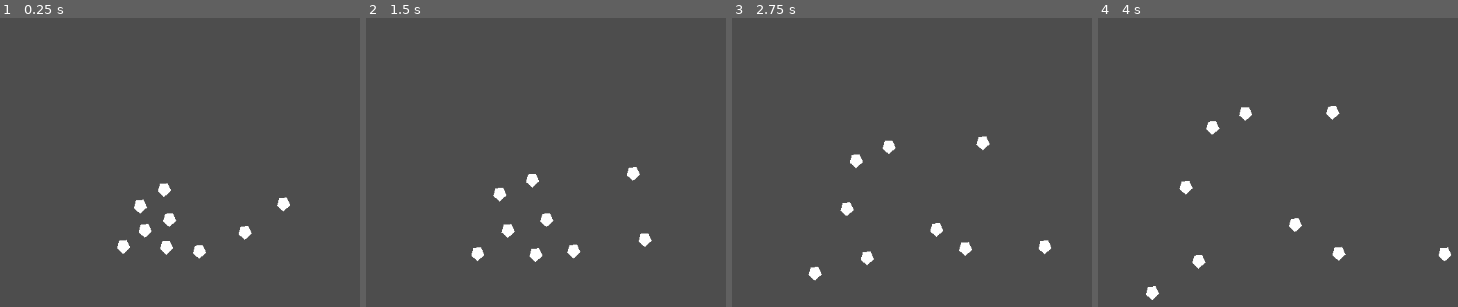
Above: before the commit, frames 1-4 (left to right).
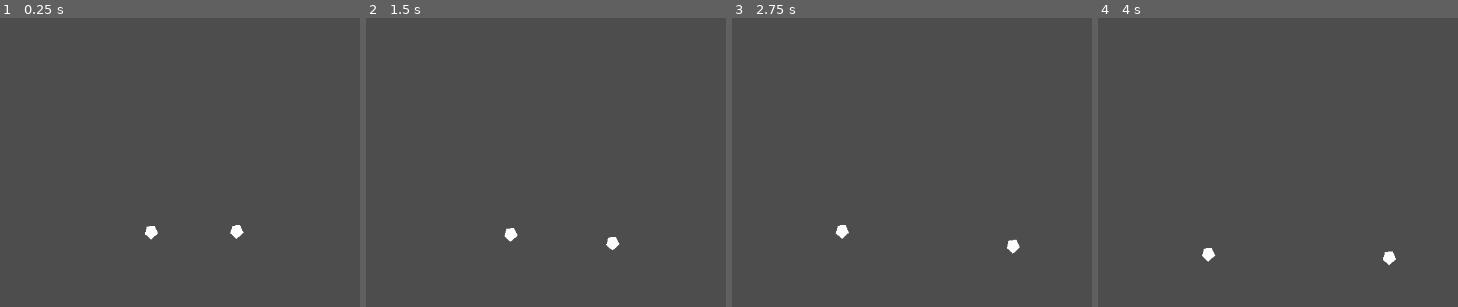
Above: after the commit, the same moments.

Repository: patator62180/Expelemalum
Game: Godot game, scene res://modules/world/world.tscn
Same seed, same stepped clock (60 frames per second), same inputs: the game is played once before the commit and once after it. Before the commit the project has no main scene; this scene is started directly in both runs.
Inputs:
- Up to frame 1 (0.25 s): no input
- Up to frame 2 (1.5 s): no input
- Up to frame 3 (2.75 s): no input
- Up to frame 4 (4 s): no input

The runs differ from the first frame. In frame 1, 1.3% of the frame differs, in the area x 32-81%, y 57-84%; in frame 2, 1.3%; in frame 3, 1.4%, in the area x 21-89%, y 40-92%; in frame 4, 1.4%.

Commit message:
debug memory

Diff:
--- /dev/null
+++ b/modules/character/behavior/rules/behavior_rule.gd
@@ -0,0 +1,8 @@
+extends Node
+
+@export_node_path("Node2D") var CHARACTER_PATH : NodePath
+
+@export var NAME : String
+
+func update_memory(delta : float, visible_characters : Array):
+	pass
--- /dev/null
+++ b/modules/character/behavior/rules/behavior_rule.tscn
@@ -0,0 +1,6 @@
+[gd_scene load_steps=2 format=3 uid="uid://66q4mn76i611"]
+
+[ext_resource type="Script" path="res://modules/character/behavior/rules/behavior_rule.gd" id="1_8jmip"]
+
+[node name="BehaviorRule" type="Node"]
+script = ExtResource("1_8jmip")
--- /dev/null
+++ b/modules/character/behavior/rules/behavior_rule_know.gd
@@ -0,0 +1,25 @@
+extends "res://modules/character/behavior/rules/behavior_rule.gd"
+
+@export var KNOWING_POWER_RATE : float = 0.3
+@export var KNOWING_INCREMENT_RATE : float = 0.01
+
+@export var FORGETTING_POWER_RATE : float = 0.3
+@export var FORGETTING_INCREMENT_RATE : float = 0.01
+
+func update_memory(delta : float, visible_characters : Array):
+	super.update_memory(delta, visible_characters)
+	# compute updating rule
+	var character : Node2D = get_node(CHARACTER_PATH)
+	for other_character in visible_characters:
+		other_character = other_character as Node2D
+		var direction_to_other_character : Vector2 = other_character.global_position - character.global_position
+		var distance_to_other_character : float = direction_to_other_character.length()
+		direction_to_other_character /= distance_to_other_character
+		if distance_to_other_character > 0.0:
+			character.memory[other_character]["know"] += (KNOWING_INCREMENT_RATE + pow(character.memory[other_character]["know"], KNOWING_POWER_RATE)) * (character.RADIUS_VISION / distance_to_other_character) * delta
+	for other_character in character.memory:
+		if not other_character in visible_characters:
+			other_character = other_character as Node2D
+			character.memory[other_character]["know"] -= (FORGETTING_INCREMENT_RATE + pow(character.memory[other_character]["know"] * character.memory[other_character]["love"], FORGETTING_POWER_RATE)) * delta
+			if character.memory[other_character]["know"] <= 0.0:
+				character.memory.erase(other_character)
--- /dev/null
+++ b/modules/character/behavior/rules/behavior_rule_know.tscn
@@ -0,0 +1,12 @@
+[gd_scene load_steps=3 format=3 uid="uid://corbd7bhrx1tx"]
+
+[ext_resource type="PackedScene" uid="uid://66q4mn76i611" path="res://modules/character/behavior/rules/behavior_rule.tscn" id="1_8t0qq"]
+[ext_resource type="Script" path="res://modules/character/behavior/rules/behavior_rule_know.gd" id="2_0q6d4"]
+
+[node name="BehaviorRuleKnow" instance=ExtResource("1_8t0qq")]
+script = ExtResource("2_0q6d4")
+KNOWING_POWER_RATE = 0.5
+KNOWING_INCREMENT_RATE = 0.01
+FORGETTING_POWER_RATE = 0.3
+FORGETTING_INCREMENT_RATE = 0.01
+NAME = "know"
--- /dev/null
+++ b/modules/character/behavior/rules/behavior_rule_love.gd
@@ -0,0 +1,31 @@
+extends "res://modules/character/behavior/rules/behavior_rule.gd"
+
+@export var PERSONAL_SPACE : float = 20.0
+
+@export var LOVING_POWER_RATE : float = 0.5
+@export var LOVING_INCREMENT_RATE : float = 0.01
+
+@export var HATING_POWER_RATE : float = 1.5
+@export var HATING_INCREMENT_RATE : float = -0.01
+
+@export var FORGETTING_POWER_RATE : float = 0.25
+@export var FORGETTING_INCREMENT_RATE : float = 0.01
+
+func update_memory(delta : float, visible_characters : Array):
+	super.update_memory(delta, visible_characters)
+	# compute updating rule
+	var character : Node2D = get_node(CHARACTER_PATH)
+	for other_character in visible_characters:
+		other_character = other_character as Node2D
+		var direction_to_other_character : Vector2 = other_character.global_position - character.global_position
+		var distance_to_other_character : float = direction_to_other_character.length()
+		direction_to_other_character /= distance_to_other_character
+		if distance_to_other_character > 0.0:
+			if distance_to_other_character > PERSONAL_SPACE:
+				character.memory[other_character]["love"] += (LOVING_INCREMENT_RATE + pow(character.memory[other_character]["love"], LOVING_POWER_RATE)) * ((character.RADIUS_VISION - PERSONAL_SPACE) / (distance_to_other_character - PERSONAL_SPACE)) * delta
+			else:
+				character.memory[other_character]["love"] += (HATING_INCREMENT_RATE + pow(character.memory[other_character]["love"], HATING_POWER_RATE)) * ((distance_to_other_character - PERSONAL_SPACE) / PERSONAL_SPACE) * delta
+	for other_character in character.memory:
+		if not other_character in visible_characters:
+			character = character as Node2D
+			character.memory[other_character]["love"] -= sign(character.memory[other_character]["love"]) * (FORGETTING_INCREMENT_RATE + pow(character.memory[other_character]["know"] * abs(character.memory[other_character]["love"]), FORGETTING_POWER_RATE)) * delta
--- /dev/null
+++ b/modules/character/behavior/rules/behavior_rule_love.tscn
@@ -0,0 +1,15 @@
+[gd_scene load_steps=3 format=3 uid="uid://ccx2f3f6rrl12"]
+
+[ext_resource type="PackedScene" uid="uid://66q4mn76i611" path="res://modules/character/behavior/rules/behavior_rule.tscn" id="1_58ufe"]
+[ext_resource type="Script" path="res://modules/character/behavior/rules/behavior_rule_love.gd" id="2_vc4sc"]
+
+[node name="BehaviorRuleLove" instance=ExtResource("1_58ufe")]
+script = ExtResource("2_vc4sc")
+PERSONAL_SPACE = 20.0
+LOVING_POWER_RATE = 0.5
+LOVING_INCREMENT_RATE = 0.01
+HATING_POWER_RATE = 1.5
+HATING_INCREMENT_RATE = 0.01
+FORGETTING_POWER_RATE = 0.25
+FORGETTING_INCREMENT_RATE = 0.01
+NAME = "love"
--- /dev/null
+++ b/modules/character/boundary.gd
@@ -0,0 +1 @@
+extends Area2D
--- /dev/null
+++ b/modules/character/boundary.tscn
@@ -0,0 +1,9 @@
+[gd_scene load_steps=2 format=3 uid="uid://dlef87rcej5ca"]
+
+[ext_resource type="Script" path="res://modules/character/boundary.gd" id="1_8ce65"]
+
+[node name="Boundary" type="Area2D" groups=["character_boundary"]]
+collision_layer = 4
+collision_mask = 0
+monitoring = false
+script = ExtResource("1_8ce65")
--- a/modules/character/character.gd
+++ b/modules/character/character.gd
@@ -4,9 +4,6 @@
 # TODO: MEMORY SYSTEM (should not be that hard I guess)
 
 # testing interface (assuming this is only changed in the editor)
-
-@export var BEHAVIOR_FRIENDLY : float = 1.0
-@export var BEHAVIOR_KNOWING : float = 2.0
 
 @export var SPEED : float = 40.0
 @export var RADIUS_BODY : float = 10.0:
@@ -25,7 +22,7 @@
 		if Engine.is_editor_hint():
 			$Area2DVision/CollisionShape2D.shape.radius = RADIUS_VISION
 
-# internal
+## behavior variables
 
 var moving_direction : Vector2
 
@@ -33,46 +30,47 @@
 var visible_characters : Array
 var memory : Dictionary
 
+## boundary variables
+
+var containing_boundaries : Array
+var last_boundary : Area2D = null
+
+# internal functions
+
 func _ready():
+	# randomize curiosity direction
 	_on_timer_curiosity_timeout()
 
 func _process(delta : float):
 	if not Engine.is_editor_hint():
 		# update memory
-		for character in visible_characters:
-			character = character as Node2D
-			var direction_to_character : Vector2 = character.position - position
-			var distance_to_character : float = direction_to_character.length()
-			direction_to_character /= distance_to_character
-			if distance_to_character > 0.0:
-				memory[character]["known"] += pow(max(1.0, memory[character]["known"]), BEHAVIOR_KNOWING) * (RADIUS_VISION / distance_to_character) * delta
-				memory[character]["love"] += pow(max(1.0, memory[character]["love"]), BEHAVIOR_FRIENDLY) * (RADIUS_VISION / distance_to_character) * delta
-		for character in memory:
-			if not character in visible_characters:
-				character = character as Node2D
-				memory[character]["known"] -= pow(max(1.0, memory[character]["known"]), BEHAVIOR_KNOWING) * delta
-				memory[character]["love"] -= pow(max(1.0, memory[character]["love"]), BEHAVIOR_FRIENDLY) * delta
-				if memory[character]["known"] <= 0.0:
-					memory.erase(character)
+		for behavior_rule in $BehaviorRules.get_children():
+			behavior_rule.update_memory(delta, visible_characters)
 		# control move_direction based on memory and visible characters
+		_choose_moving_direction()
+		# move
+		position += SPEED * moving_direction * delta
+
+func _choose_moving_direction():
+	if not containing_boundaries.is_empty() or not last_boundary:
 		if visible_characters:
 			moving_direction = Vector2.ZERO
 			for character in visible_characters:
 				character = character as Node2D
-				var direction_to_character : Vector2 = character.position - position
+				var direction_to_character : Vector2 = character.global_position - global_position
 				var distance_to_character : float = direction_to_character.length()
 				direction_to_character /= distance_to_character
 				if distance_to_character > 0.0:
 					moving_direction += memory[character]["love"] * direction_to_character / distance_to_character
-					moving_direction -= memory[character]["known"] * direction_to_character / distance_to_character
+					print(memory[character]["love"])
+					moving_direction -= memory[character]["know"] * direction_to_character / distance_to_character
 			moving_direction = moving_direction.normalized()
 			curiosity_direction = moving_direction
 		else:
 			moving_direction = curiosity_direction
-		# move
-		print("dir: ", moving_direction)
-		position += SPEED * moving_direction * delta
-		print("pos: ", position)
+	else:
+		moving_direction = (last_boundary.global_position - global_position).normalized()
+		_on_timer_curiosity_timeout()
 
 # signals
 
@@ -81,7 +79,9 @@
 		var character : Node2D = area.get_parent()
 		visible_characters.append(character)
 		if not character in memory:
-			memory[character] = {"known":0.0, "love":0.0}
+			memory[character] = {}
+			for behavior_rule in $BehaviorRules.get_children():
+				memory[character][behavior_rule.NAME] = 0.0
 
 func _on_area_2d_vision_area_exited(area : Area2D):
 	if not area == $Area2DBody:
@@ -90,3 +90,11 @@
 
 func _on_timer_curiosity_timeout():
 	curiosity_direction = Vector2.from_angle(randf_range(0.0, TAU))
+
+func _on_area_2d_boundary_check_area_entered(area : Area2D):
+	containing_boundaries.append(area)
+
+func _on_area_2d_boundary_check_area_exited(area : Area2D):
+	containing_boundaries.erase(area)
+	if containing_boundaries.is_empty():
+		last_boundary = area
--- a/modules/character/character.tscn
+++ b/modules/character/character.tscn
@@ -1,14 +1,26 @@
-[gd_scene load_steps=4 format=3 uid="uid://c5j8et7pdvlsu"]
+[gd_scene load_steps=6 format=3 uid="uid://c5j8et7pdvlsu"]
 
 [ext_resource type="Script" path="res://modules/character/character.gd" id="1_dknqd"]
+[ext_resource type="PackedScene" uid="uid://ccx2f3f6rrl12" path="res://modules/character/behavior/rules/behavior_rule_love.tscn" id="2_a21rm"]
+[ext_resource type="PackedScene" uid="uid://corbd7bhrx1tx" path="res://modules/character/behavior/rules/behavior_rule_know.tscn" id="3_x6vut"]
 
 [sub_resource type="CircleShape2D" id="CircleShape2D_e645k"]
-radius = 40.0
+radius = 80.0
 
 [sub_resource type="CircleShape2D" id="CircleShape2D_kbmoq"]
 
 [node name="Character" type="Node2D"]
 script = ExtResource("1_dknqd")
+RADIUS_VISION = 80.0
+
+[node name="BehaviorRules" type="Node" parent="."]
+
+[node name="BehaviorRuleLove" parent="BehaviorRules" instance=ExtResource("2_a21rm")]
+CHARACTER_PATH = NodePath("../..")
+
+[node name="BehaviorRuleKnow" parent="BehaviorRules" instance=ExtResource("3_x6vut")]
+KNOWING_POWER_RATE = 0.3
+CHARACTER_PATH = NodePath("../..")
 
 [node name="Area2DVision" type="Area2D" parent="."]
 collision_layer = 2
@@ -24,6 +36,14 @@
 [node name="CollisionShape2D" type="CollisionShape2D" parent="Area2DBody"]
 shape = SubResource("CircleShape2D_kbmoq")
 
+[node name="Area2DBoundaryCheck" type="Area2D" parent="."]
+collision_layer = 0
+collision_mask = 4
+monitorable = false
+
+[node name="CollisionShape2D" type="CollisionShape2D" parent="Area2DBoundaryCheck"]
+shape = SubResource("CircleShape2D_kbmoq")
+
 [node name="TimerCuriosity" type="Timer" parent="."]
 wait_time = 4.0
 autostart = true
@@ -33,4 +53,6 @@
 
 [connection signal="area_entered" from="Area2DVision" to="." method="_on_area_2d_vision_area_entered"]
 [connection signal="area_exited" from="Area2DVision" to="." method="_on_area_2d_vision_area_exited"]
+[connection signal="area_entered" from="Area2DBoundaryCheck" to="." method="_on_area_2d_boundary_check_area_entered"]
+[connection signal="area_exited" from="Area2DBoundaryCheck" to="." method="_on_area_2d_boundary_check_area_exited"]
 [connection signal="timeout" from="TimerCuriosity" to="." method="_on_timer_curiosity_timeout"]
--- a/modules/world/world.gd
+++ b/modules/world/world.gd
@@ -1,11 +1,9 @@
 extends Node2D
-
 
 # Called when the node enters the scene tree for the first time.
 func _ready():
 	pass # Replace with function body.
 
-
 # Called every frame. 'delta' is the elapsed time since the previous frame.
 func _process(delta):
 	pass
--- a/modules/world/world.tscn
+++ b/modules/world/world.tscn
@@ -1,7 +1,11 @@
-[gd_scene load_steps=3 format=3 uid="uid://utlxqfpsr0mb"]
+[gd_scene load_steps=5 format=3 uid="uid://utlxqfpsr0mb"]
 
 [ext_resource type="Script" path="res://modules/world/world.gd" id="1_cquyq"]
 [ext_resource type="PackedScene" uid="uid://c5j8et7pdvlsu" path="res://modules/character/character.tscn" id="2_wpapm"]
+[ext_resource type="PackedScene" uid="uid://dlef87rcej5ca" path="res://modules/character/boundary.tscn" id="3_g23c7"]
+
+[sub_resource type="CircleShape2D" id="CircleShape2D_pk6sr"]
+radius = 128.39
 
 [node name="World" type="Node2D"]
 script = ExtResource("1_cquyq")
@@ -10,25 +14,10 @@
 position = Vector2(462, 306)
 
 [node name="Character2" parent="." instance=ExtResource("2_wpapm")]
-position = Vector2(432, 329)
+position = Vector2(602, 301)
 
-[node name="Character3" parent="." instance=ExtResource("2_wpapm")]
-position = Vector2(494, 331)
+[node name="Boundary" parent="." instance=ExtResource("3_g23c7")]
+position = Vector2(548, 314)
 
-[node name="Character4" parent="." instance=ExtResource("2_wpapm")]
-position = Vector2(498, 290)
-
-[node name="Character5" parent="." instance=ExtResource("2_wpapm")]
-position = Vector2(456, 272)
-
-[node name="Character6" parent="." instance=ExtResource("2_wpapm")]
-position = Vector2(491, 247)
-
-[node name="Character7" parent="." instance=ExtResource("2_wpapm")]
-position = Vector2(667, 277)
-
-[node name="Character8" parent="." instance=ExtResource("2_wpapm")]
-position = Vector2(597, 307)
-
-[node name="Character9" parent="." instance=ExtResource("2_wpapm")]
-position = Vector2(541, 336)
+[node name="CollisionShape2D" type="CollisionShape2D" parent="Boundary"]
+shape = SubResource("CircleShape2D_pk6sr")
--- a/project.godot
+++ b/project.godot
@@ -11,6 +11,7 @@
 [application]
 
 config/name="gdwj_54"
+run/main_scene="res://modules/world/world.tscn"
 config/features=PackedStringArray("4.0", "Forward Plus")
 config/icon="res://icon.svg"
 
@@ -18,6 +19,7 @@
 
 2d_physics/layer_1="character_body"
 2d_physics/layer_2="character_vision"
+2d_physics/layer_3="character_boundary"
 
 [rendering]
 
